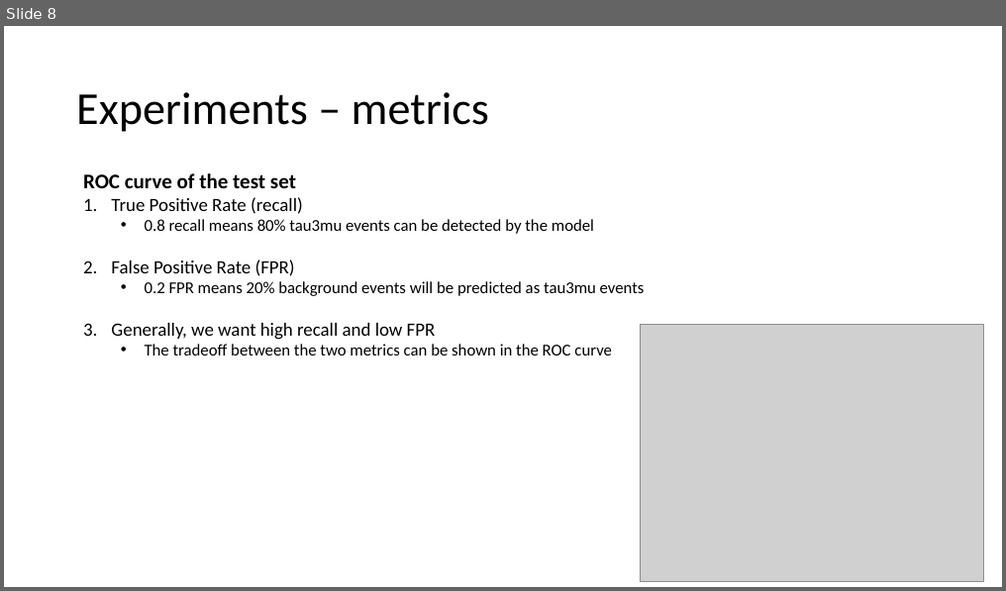
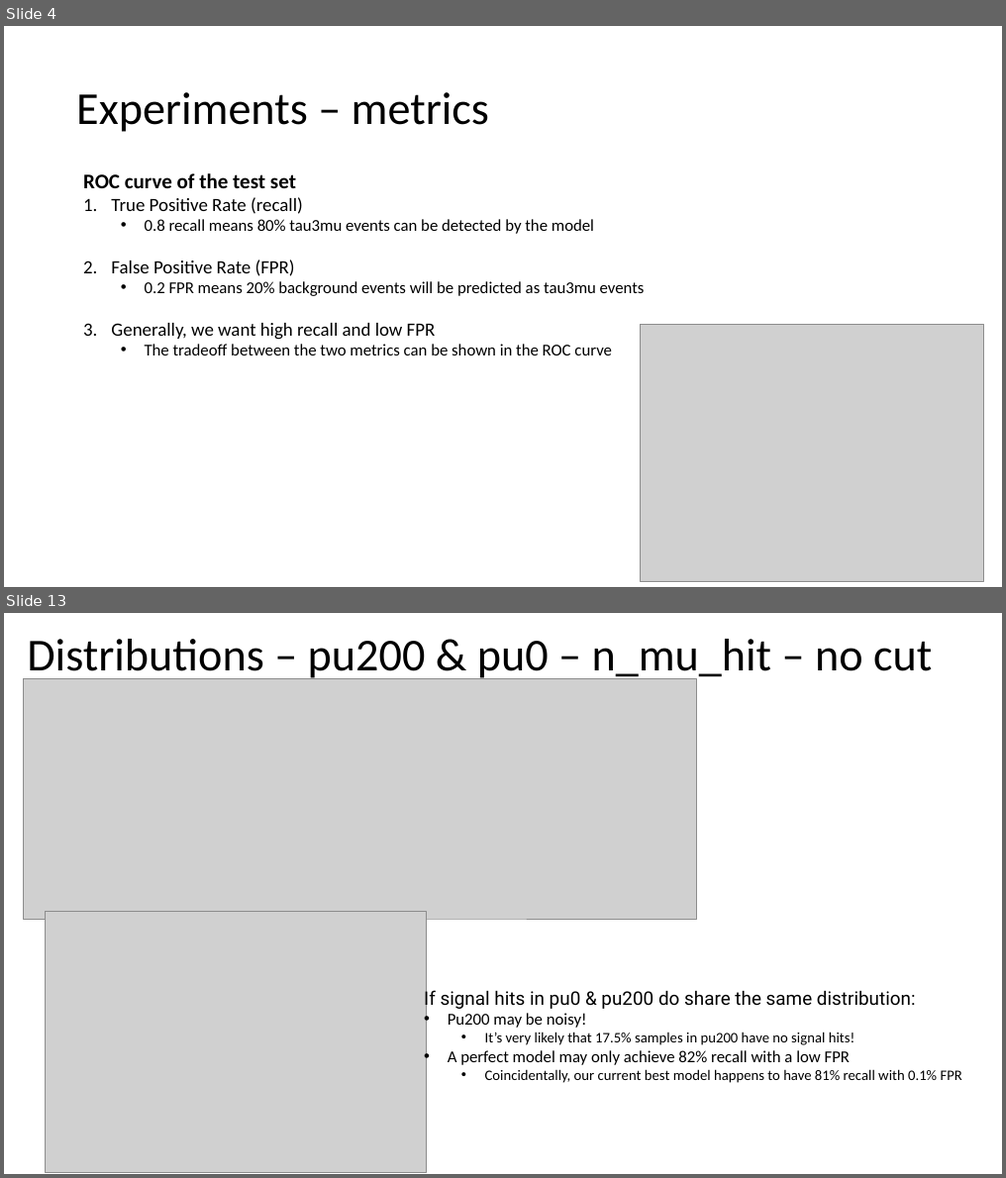
Before and after one commit to ekoenig4/Tau3MuGNNs, a slide deck: Tau3MuGNNs.pptx. Shown one above the other, each under a label of ours: slide 8 before the commit, slides 4 and 13 after it; the slides between them are not shown. The pictures are 1006x591 and 1006x1178 pixels, drawn with LibreOffice and Linux fonts; fonts in the diff are those of the drawing; grey boxes stand for pictures. Boxes give left, top, right and bottom in pixels: in the first picture for what was removed or moved away, otherwise in the second. Text is boxed around its words. In the diff, an @@ line names an element or a change of style, - is before the commit and + after.

```diff
--- a/Tau3MuGNNs.pptx
+++ b/Tau3MuGNNs.pptx
@@ slide 13 added at bbox=[4, 613, 1002, 1174], background #FFFFFF @@
@@ text added at bbox=[27, 639, 932, 681], 44 pt, text #000000 @@
+Distributions – pu200 & pu0 – n_mu_hit – no cut
@@ picture added at bbox=[24, 679, 696, 919] @@
@@ picture added at bbox=[46, 911, 427, 1173] @@
@@ text added at bbox=[424, 987, 962, 1083], 14 pt, text #000000 @@
+If signal hits in pu0 & pu200 do share the same distribution:
+• Pu200 may be noisy!
+  • It’s very likely that 17.5% samples in pu200 have no signal hits!
+• A perfect model may only achieve 82% recall with a low FPR
+  • Coincidentally, our current best model happens to have 81% recall with 0.1% FPR
@@ what was slide 8 is now slide 4 @@
```
Also in this commit, not shown: 3 slides changed, 14 other slides added, 11 slides removed, 9 other files.
